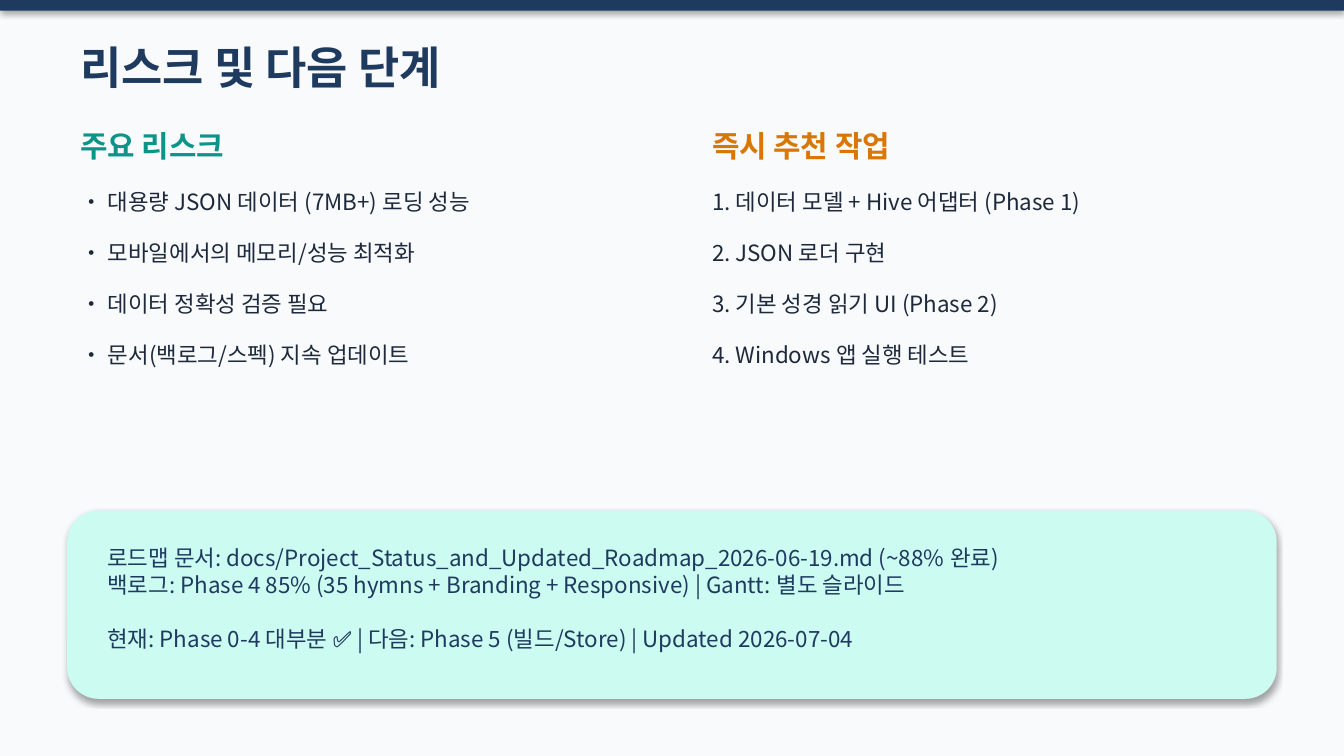
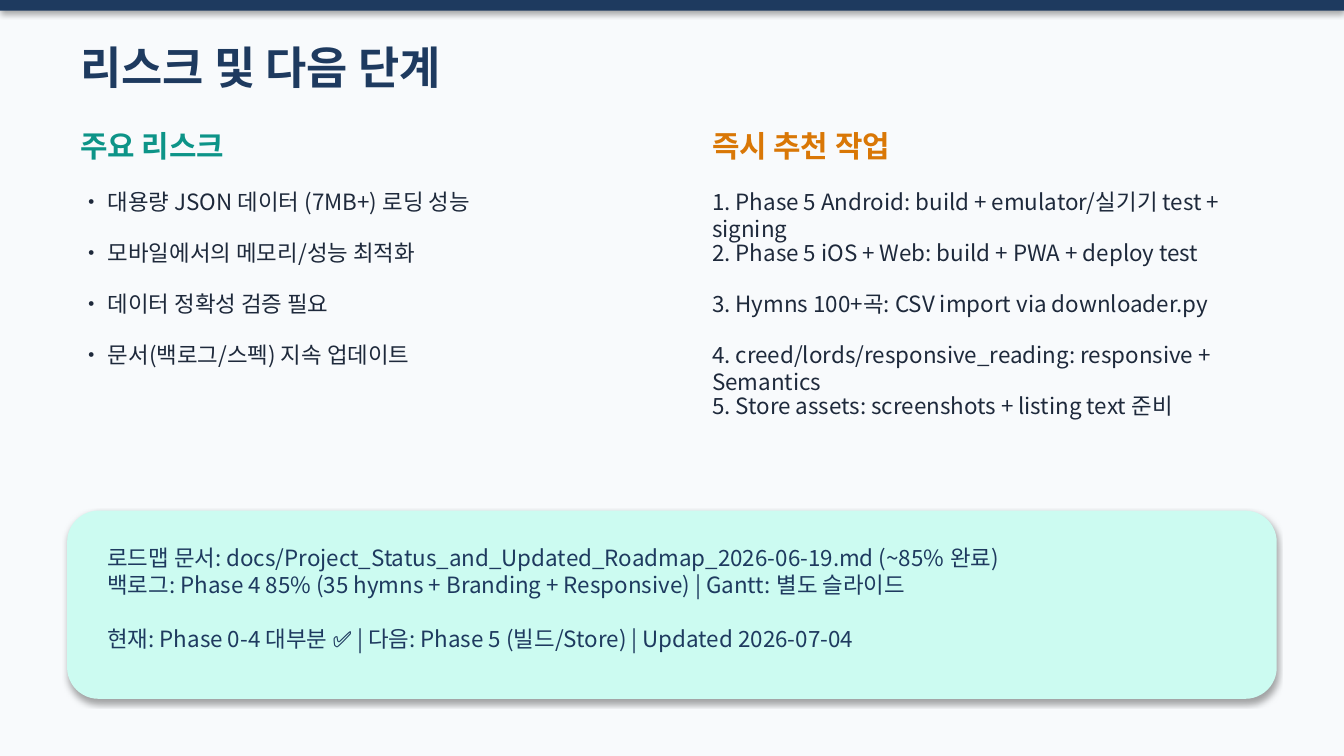
Before and after one commit to bcspl/korean-bible-app, a slide deck: slide 11 of docs/roadmap-pptx/Korean_Bible_App_Roadmap_및_작업제안_2026-07-04.pptx. Drawn at 1344x756 pixels with LibreOffice and Linux fonts; fonts in the diff are those of the drawing. Boxes give left, top, right and bottom in pixels: in the first picture for what was removed or moved away, otherwise in the second. Text is boxed around its words. In the diff, an @@ line names an element or a change of style, - is before the commit and + after.

```diff
--- a/docs/roadmap-pptx/Korean_Bible_App_Roadmap_및_작업제안_2026-07-04.pptx
+++ b/docs/roadmap-pptx/Korean_Bible_App_Roadmap_및_작업제안_2026-07-04.pptx
@@ text at box(712, 191, 1202, 242): text changed @@
-1. 데이터 모델 + Hive 어댑터 (Phase 1)
+1. Phase 5 Android: build + emulator/실기기 test + signing
@@ text at box(712, 238, 1198, 266): text changed @@
-2. JSON 로더 구현
+2. Phase 5 iOS + Web: build + PWA + deploy test
@@ text at box(712, 294, 1208, 317): text changed @@
-3. 기본 성경 읽기 UI (Phase 2)
+3. Hymns 100+곡: CSV import via downloader.py
@@ text at box(712, 345, 1193, 391): text changed @@
-4. Windows 앱 실행 테스트
+4. creed/lords/responsive_reading: responsive + Semantics
@@ text added at box(712, 395, 1173, 420), 12 pt, text #1E293B @@
+5. Store assets: screenshots + listing text 준비
@@ text at box(107, 547, 999, 652): text changed @@
-로드맵 문서: docs/Project_Status_and_Updated_Roadmap_2026-06-19.md (~88% 완료)
-백로그: Phase 4 85% (35 hymns + Branding + Responsive) | Gantt: 별도 슬라이드
-현재: Phase 0-4 대부분 ✅ | 다음: Phase 5 (빌드/Store) | Updated 2026-07-04
+로드맵 문서: docs/Project_Status_and_Updated_Roadmap_2026-06-19.md (~85% 완료)
+백로그: Phase 4 85% (35 hymns + Branding + Responsive) | Gantt: 별도 슬라이드
+현재: Phase 0-4 대부분 ✅ | 다음: Phase 5 (빌드/Store) | Updated 2026-07-04
```
Also in this commit, not shown: 4 other slides changed, 1 other file.
